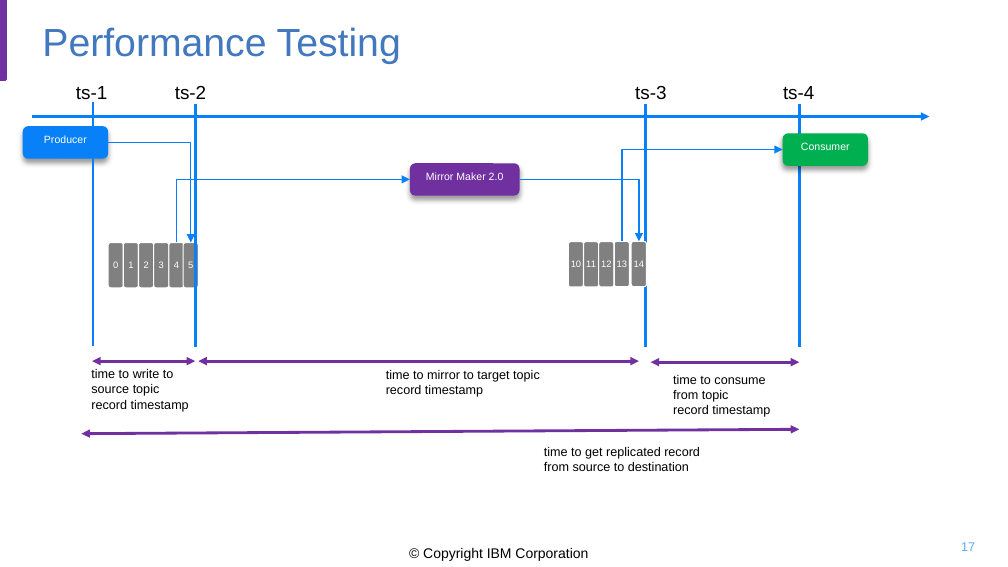
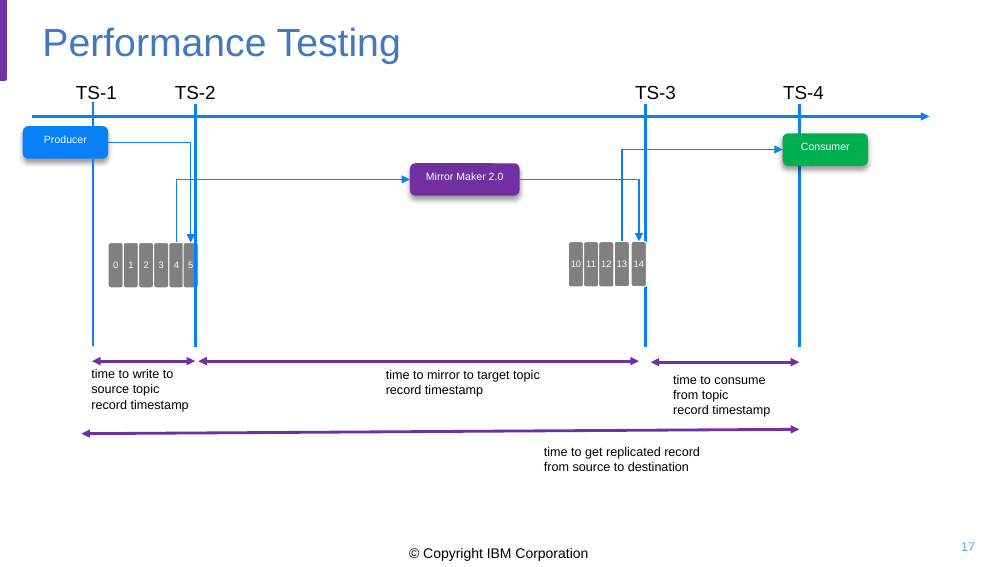
Before and after one commit to jbcodeforce/kp-data-replication, a slide deck: slide 17 of docs/mm2-diagrams.pptx. Drawn at 1008x567 pixels with LibreOffice and Linux fonts; fonts in the diff are those of the drawing; background and template pictures are left out. Boxes give left, top, right and bottom in pixels: in the first picture for what was removed or moved away, otherwise in the second. Text is boxed around its words. In the diff, an @@ line names an element or a change of style, - is before the commit and + after.

```diff
--- a/docs/mm2-diagrams.pptx
+++ b/docs/mm2-diagrams.pptx
@@ text at [76, 85, 117, 103]: text changed @@
-ts-1
+TS-1
@@ text at [175, 85, 216, 100]: text changed @@
-ts-2
+TS-2
@@ text at [635, 85, 676, 99]: text changed @@
-ts-3
+TS-3
@@ text at [783, 85, 824, 99]: text changed @@
-ts-4
+TS-4
```
Also in this commit, not shown: 3 other files.
